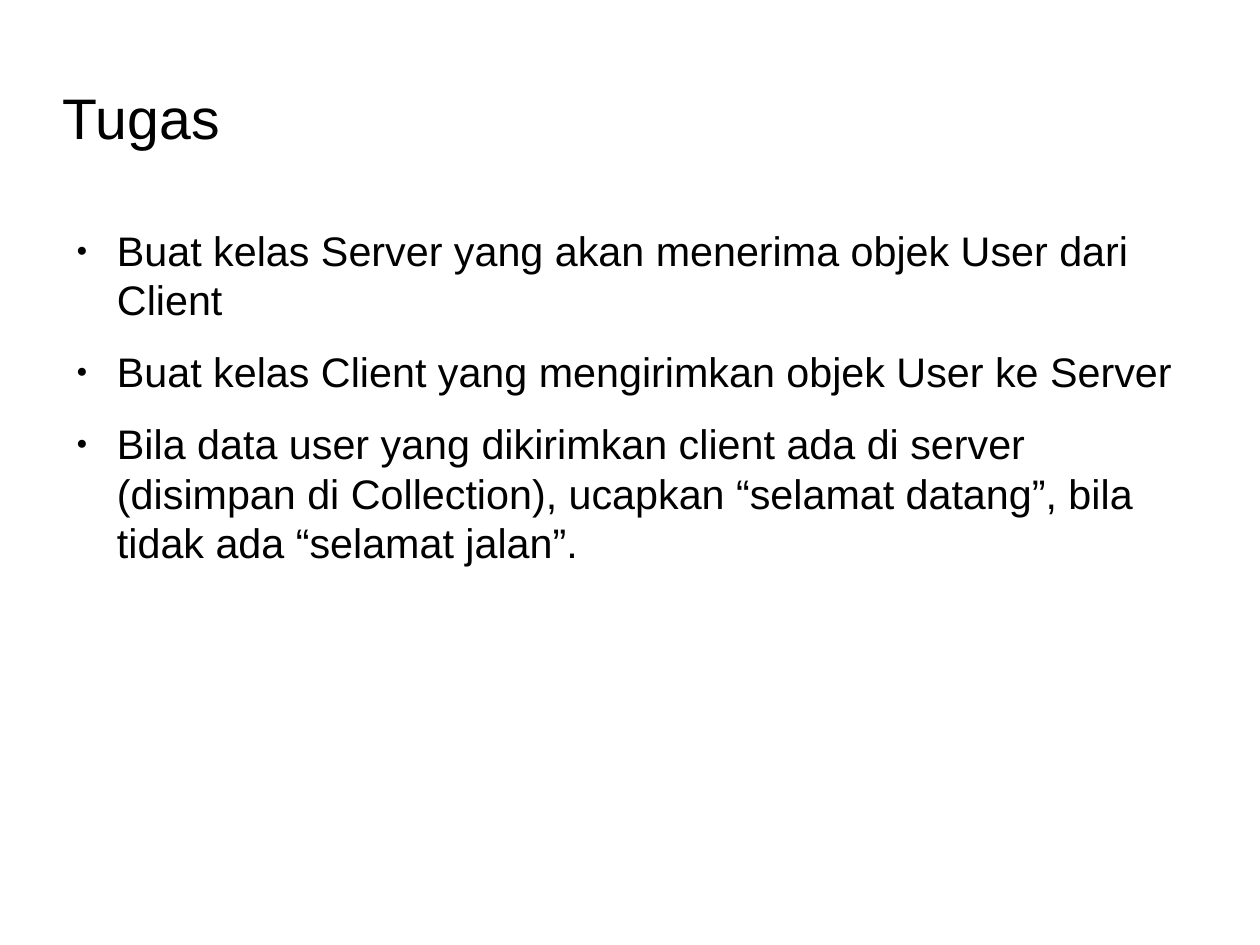
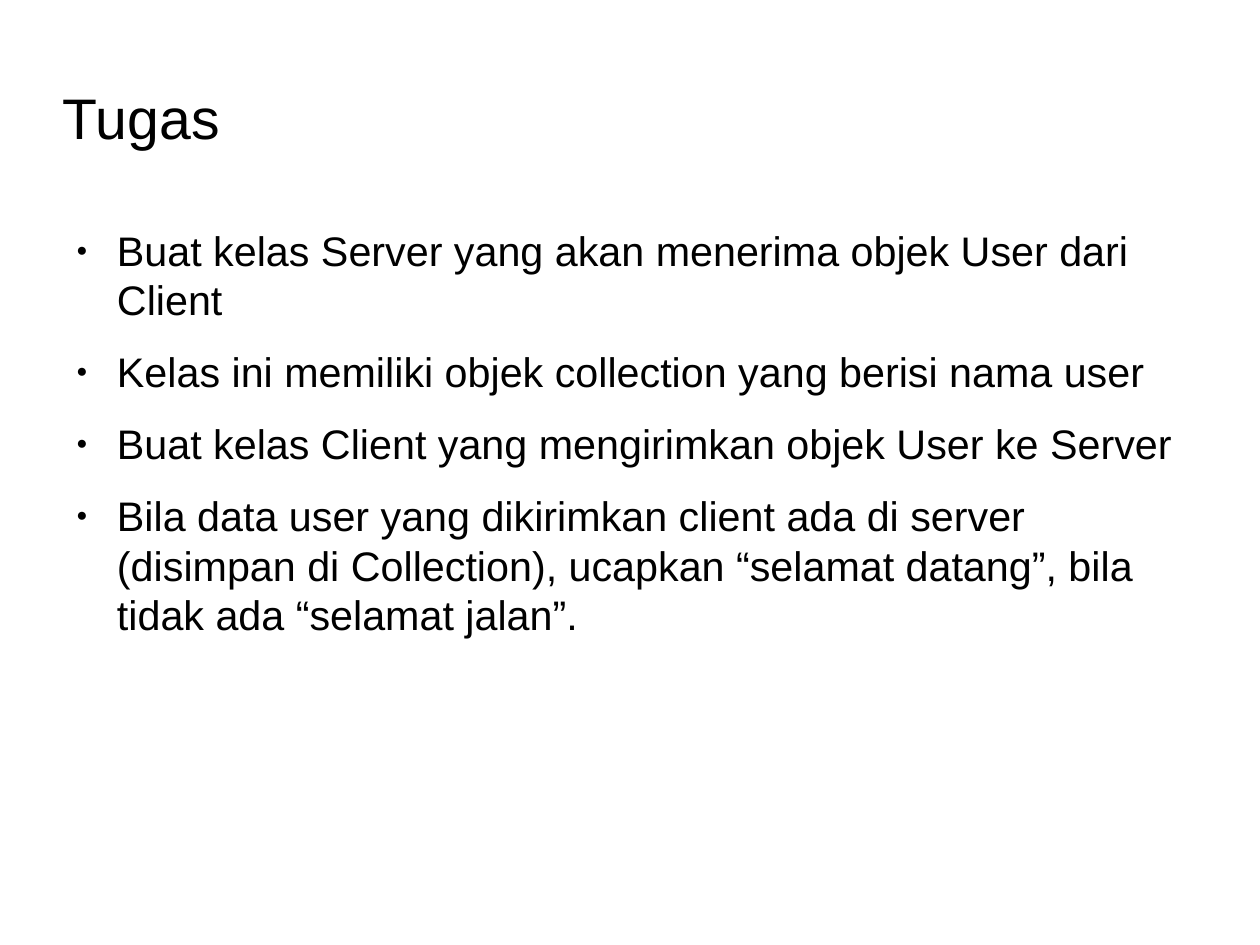
Before and after one commit to Dickyfathur7/pemrograman-komputer-2, a slide deck: slide 6 of 05-networking/slide-networking.odp. Drawn at 1260x945 pixels with LibreOffice and Linux fonts; fonts in the diff are those of the drawing; background and template pictures are left out. Boxes give left, top, right and bottom in pixels: in the first picture for what was removed or moved away, otherwise in the second. Text is boxed around its words. In the diff, an @@ line names an element or a change of style, - is before the commit and + after.

```diff
--- a/05-networking/slide-networking.odp
+++ b/05-networking/slide-networking.odp
@@ text at (x1=117, y1=357, x2=1144, y2=395): paragraph added @@
+● Kelas ini memiliki objek collection yang berisi nama user
```
Also in this commit, not shown: 7 other files.
